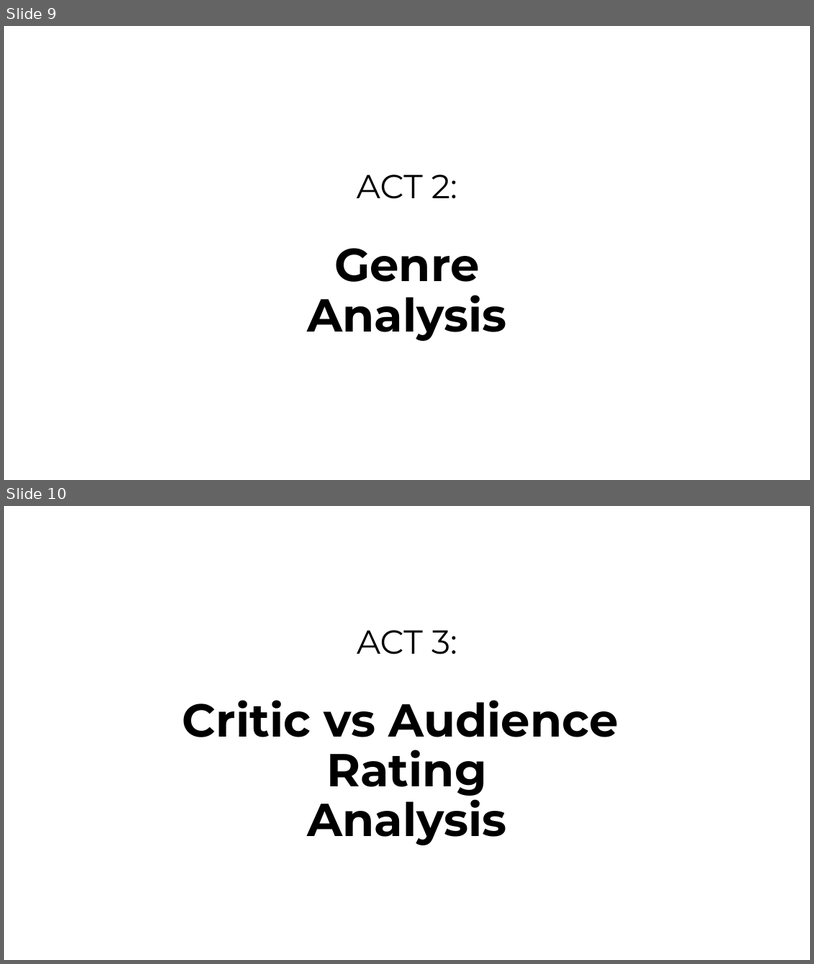
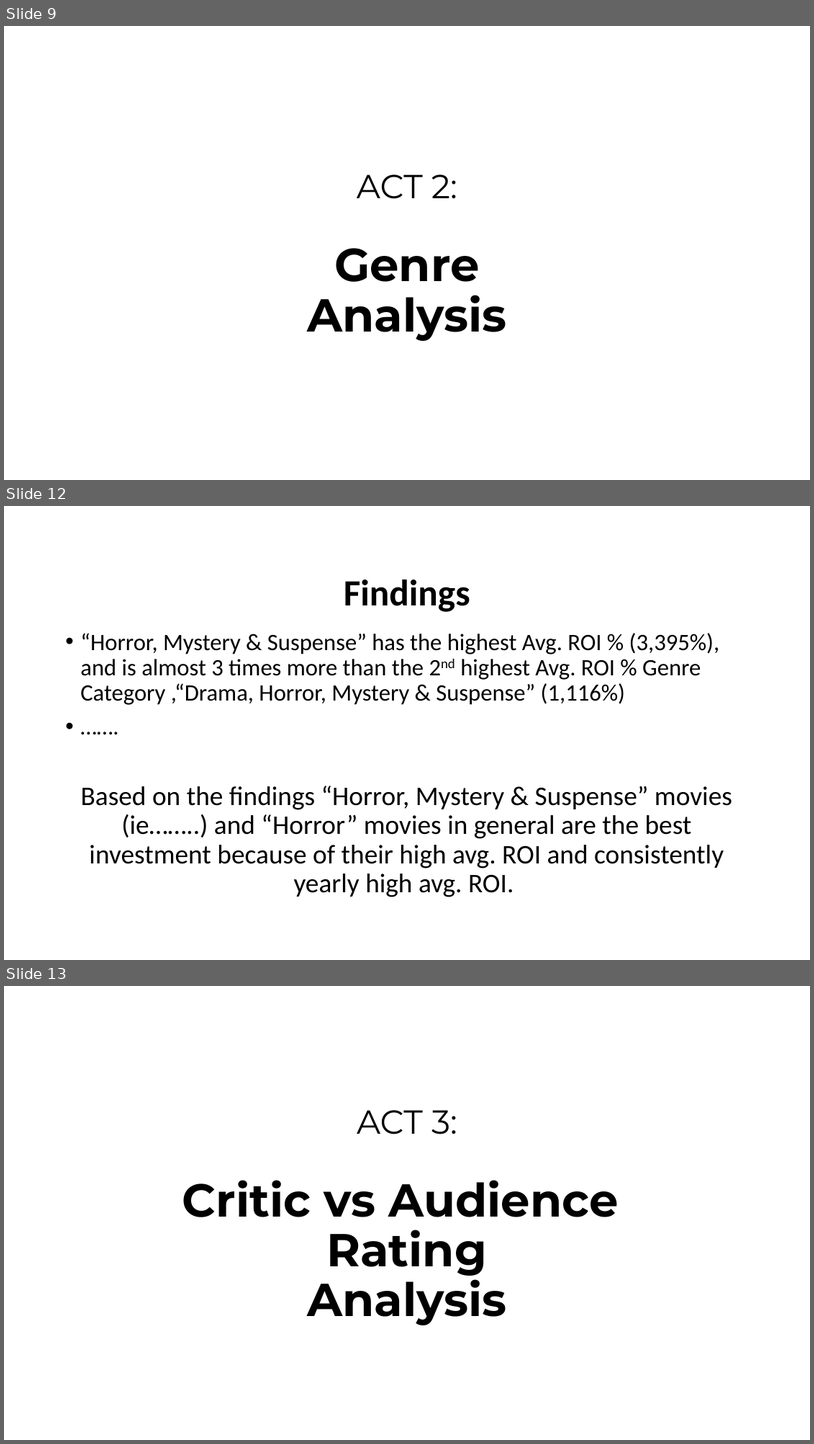
Before and after one commit to abelloma/project1, a slide deck: Project 1 Presentation.pptx. Shown one above the other, each under a label of ours: slides 9 and 10 before the commit, slides 9, 12 and 13 after it; the slides between them are not shown. The pictures are 814x964 and 814x1444 pixels, drawn with LibreOffice and Linux fonts; fonts in the diff are those of the drawing; background and template pictures are left out. Boxes give left, top, right and bottom in pixels: in the first picture for what was removed or moved away, otherwise in the second. Text is boxed around its words. In the diff, an @@ line names an element or a change of style, - is before the commit and + after.

```diff
--- a/Project 1 Presentation.pptx
+++ b/Project 1 Presentation.pptx
@@ slide 12 added at [4, 506, 810, 960], background picture (left out) @@
@@ title added at [344, 579, 471, 612], 44 pt, text #000000, bold @@
+Findings
@@ text added at [80, 633, 733, 897], 32 pt, text #000000 @@
+• “Horror, Mystery & Suspense” has the highest Avg. ROI % (3,395%), and is almost 3 times more than the 2nd highest Avg. ROI % Genre Category ,“Drama, Horror, Mystery & Suspense” (1,116%)
+• …….
+Based on the findings “Horror, Mystery & Suspense” movies (ie……..) and “Horror” movies in general are the best investment because of their high avg. ROI and consistently yearly high avg. ROI.
@@ what was slide 10 is now slide 13 @@
```
Also in this commit, not shown: 2 other slides added.
